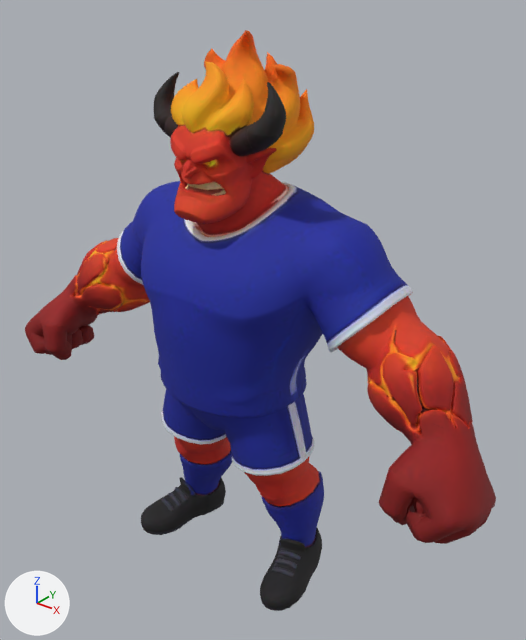
Renders of the glTF model assets/models/sangre.glb from each side of a commit.
Before and after are seen from a 50 mm camera at (0.757, -0.875, 1.066) aimed at (0.03, 0.034, 0.502). The axes (+X, +Y, +Z) are drawn at lower left. The lights are the same throughout. The first picture is the older version. Vertices at exactly the same position are counted once.

In view in the first picture: 'char1'.
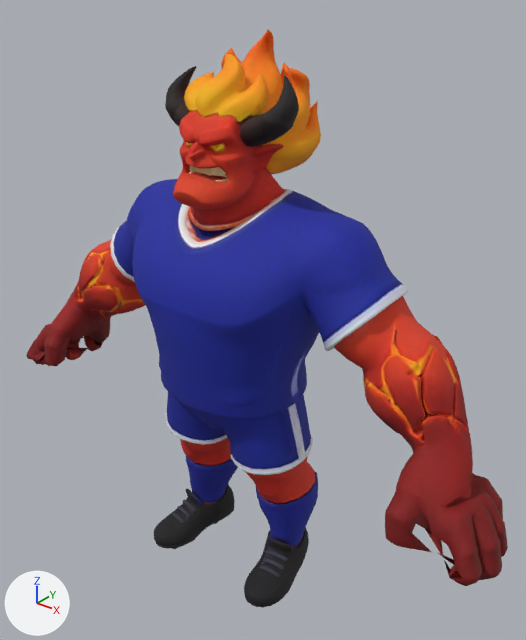
Diff of the bpy script that builds the scene:
```diff
--- a/assets/models/sangre.glb.py
+++ b/assets/models/sangre.glb.py
@@ me_sangre @@
 # used by ob_char1; location = (0.0, 0.0, 0.0)
-me_sangre.from_pydata(...)  # 16364 vertices, 32429 faces; spans x -0.5..0.5, y -0.143..0.143, z 0.0..0.983
+me_sangre.from_pydata(...)  # 16364 vertices, 32429 faces; spans x -0.532..0.532, y -0.147..0.141, z -0.019..0.982
+# me_sangre part 1: the loose piece of 61 vertices spanning x -0.173..-0.129, y -0.068..-0.05, z 0.048..0.062 is multiplied about its middle by the matrix ((0.986, -0.069, -0.132), (0.064, 0.994, -0.041), (0.134, 0.032, 0.987)), then moved by (0.031, -0.002, -0.017)
+# me_sangre part 2: the loose piece of 61 vertices spanning x -0.169..-0.125, y -0.052..-0.034, z 0.054..0.068 is multiplied about its middle by the matrix ((0.985, -0.052, -0.137), (0.042, 0.992, -0.073), (0.14, 0.066, 0.984)), then moved by (0.029, -0.003, -0.017)
+# me_sangre part 3: the loose piece of 61 vertices spanning x -0.164..-0.12, y -0.037..-0.018, z 0.061..0.075 is multiplied about its middle by the matrix ((0.989, -0.032, -0.147), (0.018, 0.995, -0.098), (0.15, 0.094, 0.984)), then moved by (0.027, -0.004, -0.015)
+# me_sangre part 4: the loose piece of 215 vertices spanning x -0.042..0.042, y -0.098..-0.046, z 0.728..0.764 is turned -12.4 degrees about the x axis through its middle, then moved by (0.0, 0.003, 0.018)
+# me_sangre part 5: the loose piece of 105 vertices spanning x -0.027..0.027, y -0.09..-0.035, z 0.734..0.759 is turned -12.4 degrees about the x axis through its middle, then moved by (0.0, 0.003, 0.016)
+# me_sangre part 6: the loose piece of 511 vertices spanning x -0.125..-0.037, y -0.073..-0.022, z 0.81..0.918 is turned -12.4 degrees about the x axis through its middle, then moved by (0.0, 0.028, 0.01)
+# me_sangre part 7: the loose piece of 258 vertices spanning x -0.042..-0.005, y -0.091..-0.057, z 0.788..0.825 is turned -12.4 degrees about the x axis through its middle, then moved by (0.0, 0.016, 0.017)
+# me_sangre part 8: the loose piece of 61 vertices spanning x 0.125..0.169, y -0.052..-0.034, z 0.054..0.068 is multiplied about its middle by the matrix ((0.987, 0.056, 0.143), (-0.046, 0.995, -0.076), (-0.147, 0.069, 0.986)), then moved by (-0.029, -0.003, -0.016)
+# me_sangre part 9: the loose piece of 61 vertices spanning x 0.12..0.164, y -0.037..-0.018, z 0.061..0.075 is multiplied about its middle by the matrix ((0.988, 0.037, 0.148), (-0.023, 0.995, -0.095), (-0.151, 0.091, 0.984)), then moved by (-0.027, -0.004, -0.014)
+# me_sangre part 10: the loose piece of 61 vertices spanning x 0.129..0.173, y -0.068..-0.05, z 0.048..0.062 is multiplied about its middle by the matrix ((0.988, 0.073, 0.122), (-0.075, 0.995, 0.014), (-0.121, -0.023, 0.99)), then moved by (-0.031, -0.001, -0.016)
+# me_sangre part 11: the loose piece of 258 vertices spanning x 0.005..0.042, y -0.091..-0.057, z 0.788..0.825 is turned -12.4 degrees about the x axis through its middle, then moved by (0.0, 0.016, 0.017)
+# me_sangre part 12: the loose piece of 511 vertices spanning x 0.037..0.125, y -0.073..-0.022, z 0.81..0.918 is turned -12.4 degrees about the x axis through its middle, then moved by (0.0, 0.028, 0.01)
+# me_sangre part 13: 13793 of 16364 vertices moved; they spanned x -0.5..0.5, y -0.143..0.143, z 0.0..0.983 and now span x -0.532..0.532, y -0.147..0.141, z -0.019..0.982; mean shift (0.0, 0.007, -0.002); largest move (0.413, -0.062, 0.371) -> (0.509, -0.059, 0.261)
+# other edits to the shape of me_sangre do not show in these pictures
 me_sangre.materials.append(mat_sangre)
```

Pixel boxes [x1, y1, x2, y2] of what changed, in the pictures (526 x 640 px; the box of a moved part takes in the faces that stretch with it):
'char1', reshaped: before [25, 30, 496, 611]; after [26, 29, 508, 608]
part 1 of me_sangre, moved or reshaped: before [161, 498, 174, 512]; after [171, 512, 186, 524]
part 2 of me_sangre, moved or reshaped: before [168, 493, 181, 506]; after [177, 506, 191, 518]
part 3 of me_sangre, moved or reshaped: before [175, 487, 188, 501]; after [182, 500, 196, 512]
part 4 of me_sangre, moved or reshaped (mostly hidden): before [185, 185, 226, 196]; after [190, 172, 229, 182]
part 5 of me_sangre, moved or reshaped: before [194, 188, 223, 195]; after [201, 175, 222, 180]
part 6 of me_sangre, moved or reshaped: before [154, 72, 179, 138]; after [165, 66, 196, 127]
part 7 of me_sangre, moved or reshaped (mostly hidden): before [180, 160, 187, 164]; after [186, 142, 193, 148]
part 8 of me_sangre, moved or reshaped: before [275, 558, 297, 569]; after [262, 558, 284, 570]
part 9 of me_sangre, moved or reshaped: before [278, 550, 301, 560]; after [266, 550, 288, 562]
part 10 of me_sangre, moved or reshaped: before [271, 567, 294, 577]; after [258, 565, 280, 578]
part 11 of me_sangre, moved or reshaped: before [202, 159, 219, 170]; after [209, 143, 226, 154]
part 12 of me_sangre, moved or reshaped: before [229, 82, 286, 157]; after [239, 76, 299, 147]
part 13 of me_sangre, moved or reshaped: before [25, 30, 496, 611]; after [26, 29, 508, 608]
